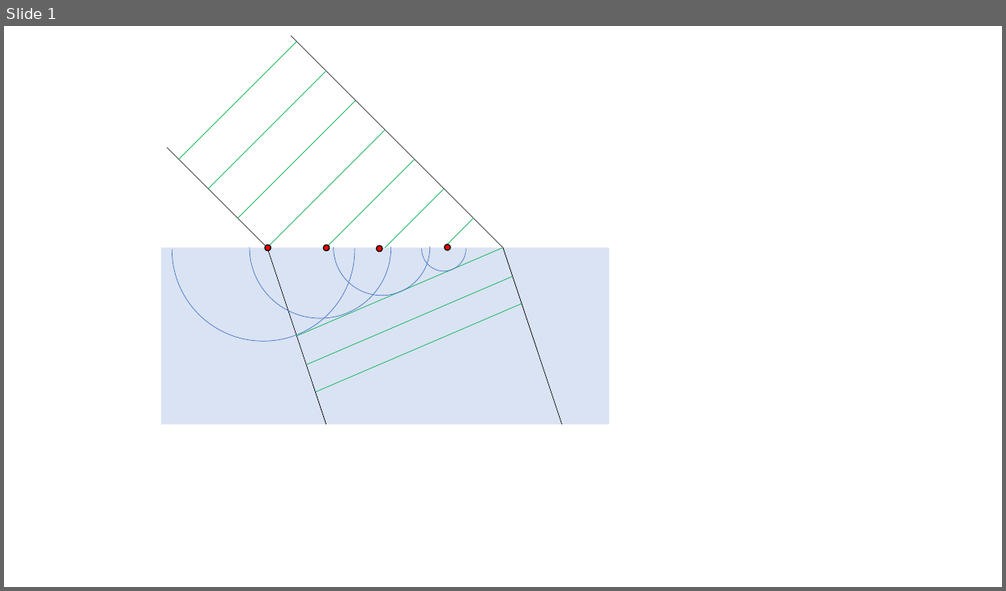
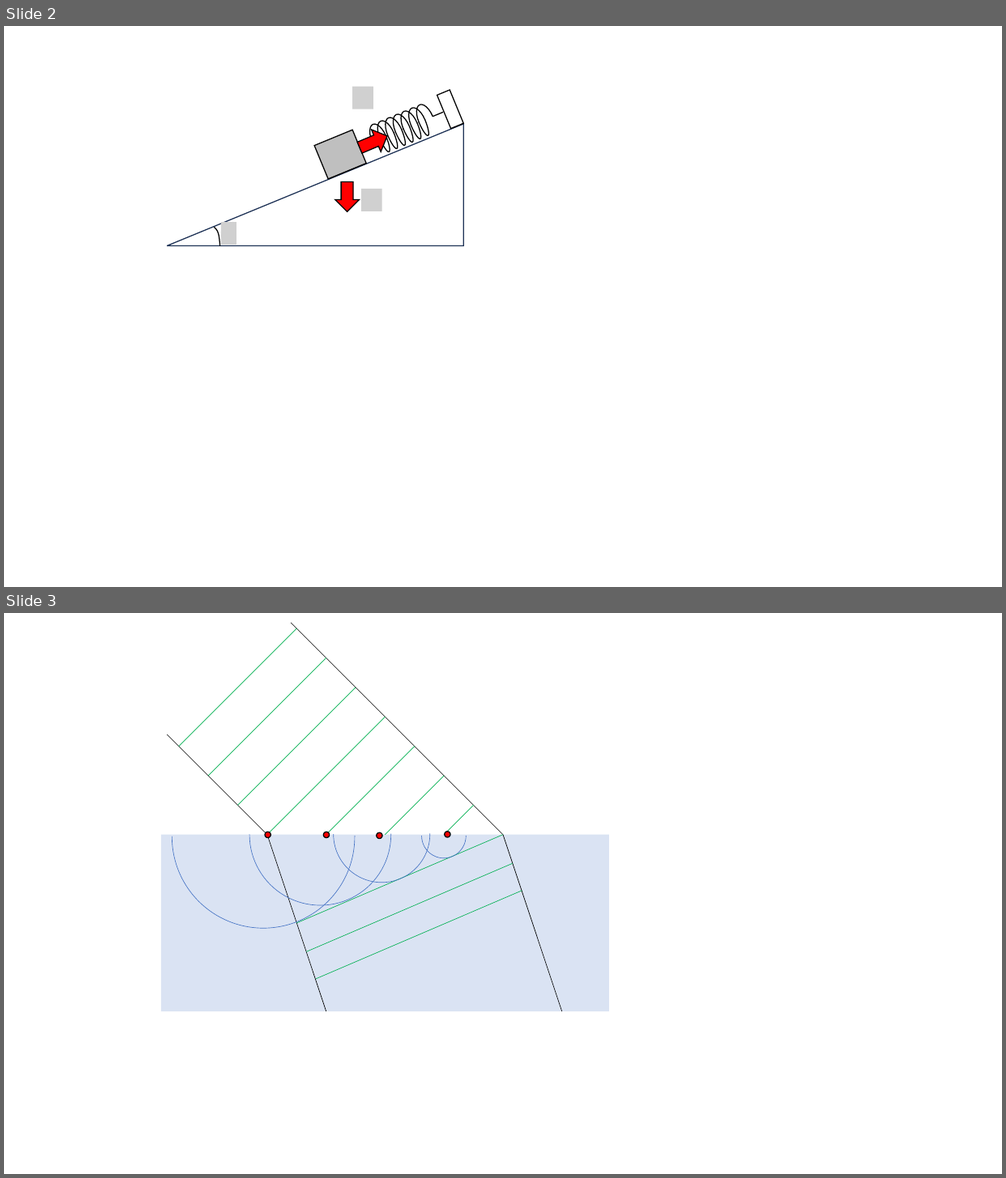
Before and after one commit to kaityo256/classical_mechanics, a slide deck: virtual_work/fig/fig.pptx. Shown one above the other, each under a label of ours: slide 1 before the commit, slides 2 and 3 after it. The pictures are 1006x591 and 1006x1178 pixels, drawn with LibreOffice and Linux fonts; fonts in the diff are those of the drawing; grey boxes stand for pictures. Boxes give left, top, right and bottom in pixels: in the first picture for what was removed or moved away, otherwise in the second. Text is boxed around its words. In the diff, an @@ line names an element or a change of style, - is before the commit and + after.

```diff
--- a/virtual_work/fig/fig.pptx
+++ b/virtual_work/fig/fig.pptx
@@ slide 2 added at <box>4,26,1002,587</box>, background #FFFFFF @@
@@ picture added at <box>353,87,374,109</box> @@
@@ rectangle added at <box>437,90,463,128</box>, outline #000000 1 pt @@
@@ group added at <box>362,102,444,156</box>: 13 arc (boxed as its full ellipse)s, 2 lines @@
@@ right triangle added at <box>167,124,463,246</box>, outline #1E3256 1 pt @@
@@ rectangle added at <box>314,130,366,178</box>, fill #BFBFBF, outline #000000 1 pt @@
@@ down arrow added at <box>355,125,391,159</box>, fill #FF0000, outline #000000 1 pt @@
@@ down arrow added at <box>335,182,359,211</box>, fill #FF0000, outline #000000 1 pt @@
@@ picture added at <box>361,189,382,211</box> @@
@@ freeform shape added at <box>215,228,220,246</box>, outline #000000 1 pt @@
@@ picture added at <box>221,222,236,245</box> @@
@@ what was slide 1 is now slide 3 @@
```
Also in this commit, not shown: 1 other slide added, 11 other files.
